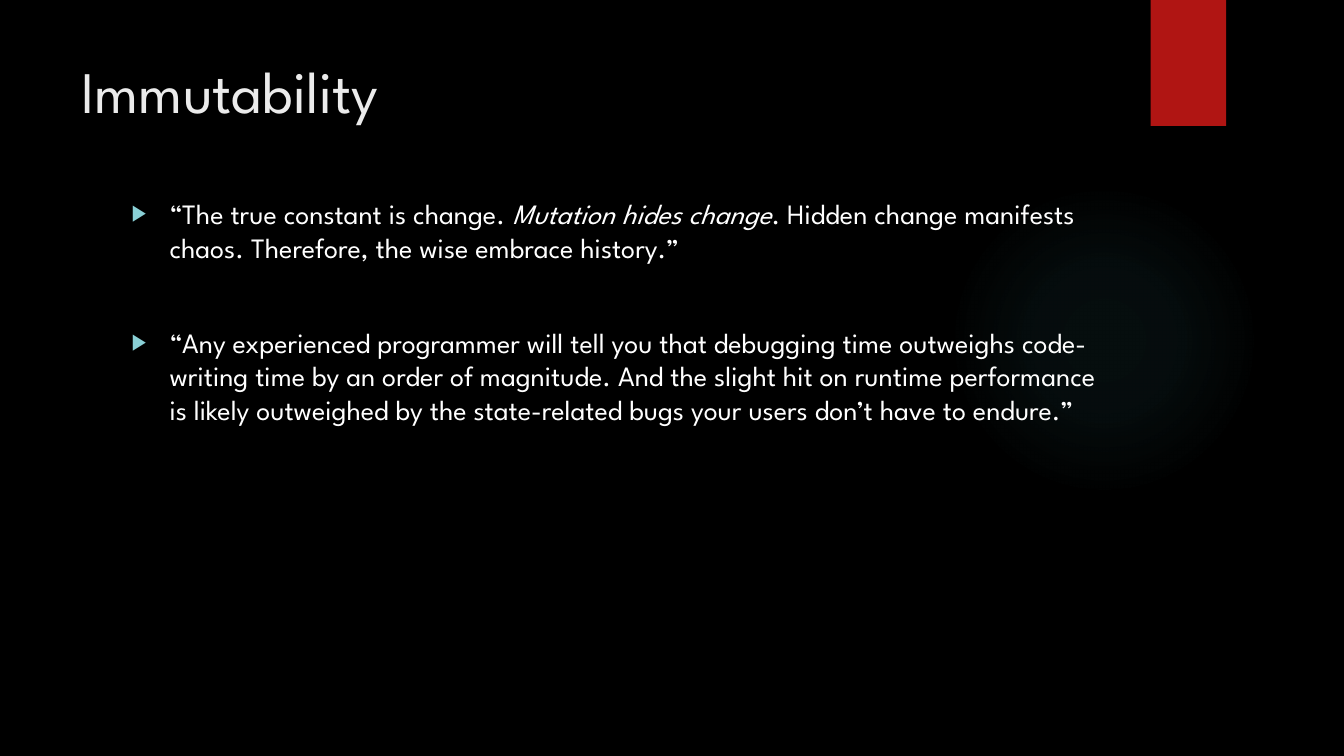
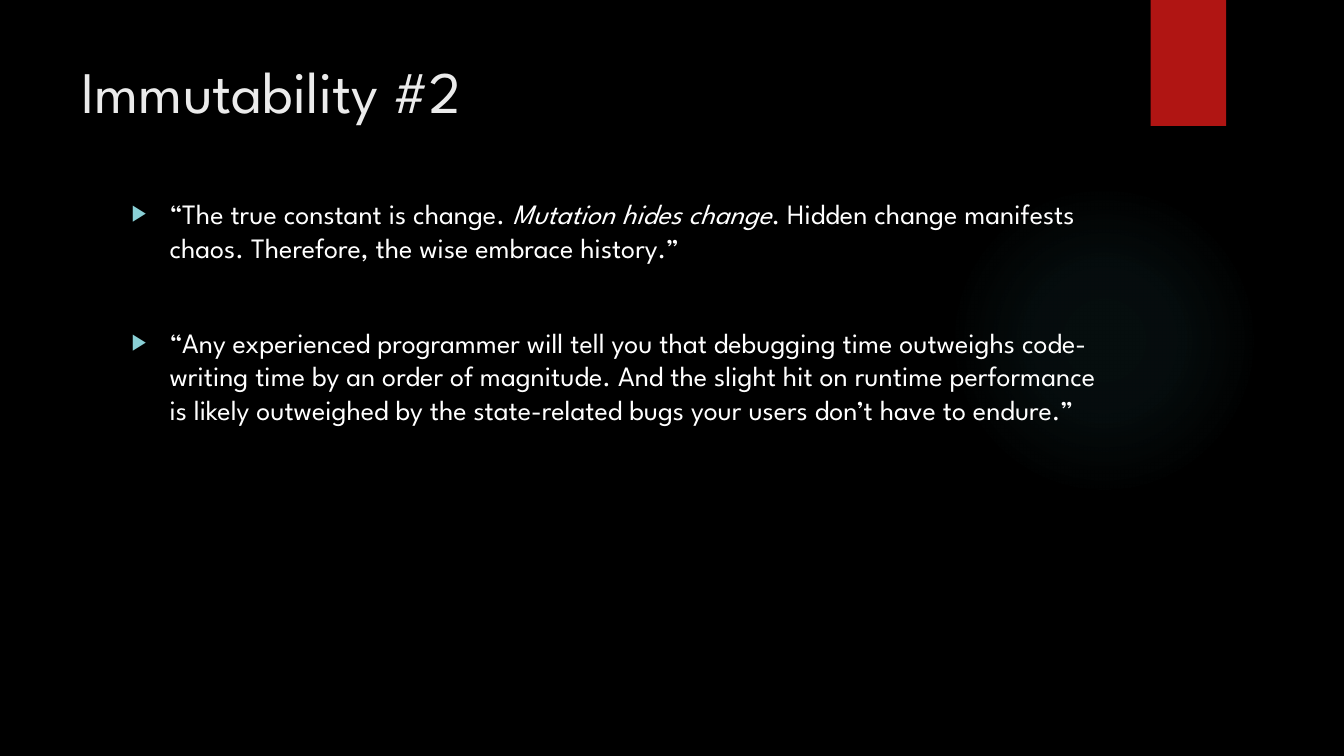
Before and after one commit to jaketripp/functional-programming-exercises, a slide deck: slide 15 of Functional Programming.pptx (slide 14 before the commit). Drawn at 1344x756 pixels with LibreOffice and Linux fonts; fonts in the diff are those of the drawing; background and template pictures are left out. Boxes give left, top, right and bottom in pixels: in the first picture for what was removed or moved away, otherwise in the second. Text is boxed around its words. In the diff, an @@ line names an element or a change of style, - is before the commit and + after.

```diff
--- a/Functional Programming.pptx
+++ b/Functional Programming.pptx
@@ title at (81,72,462,126): text changed @@
-Immutability
+Immutability #2
```
Also in this commit, not shown: 2 other slides changed, 2 slides added, 1 slide removed.
